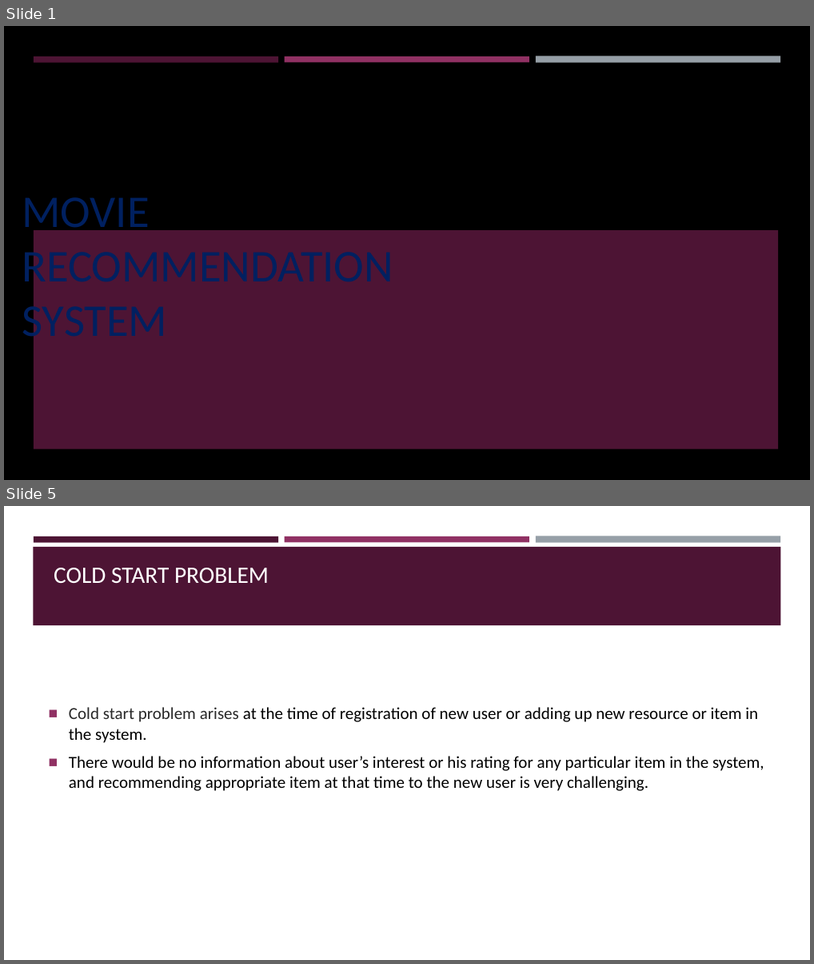
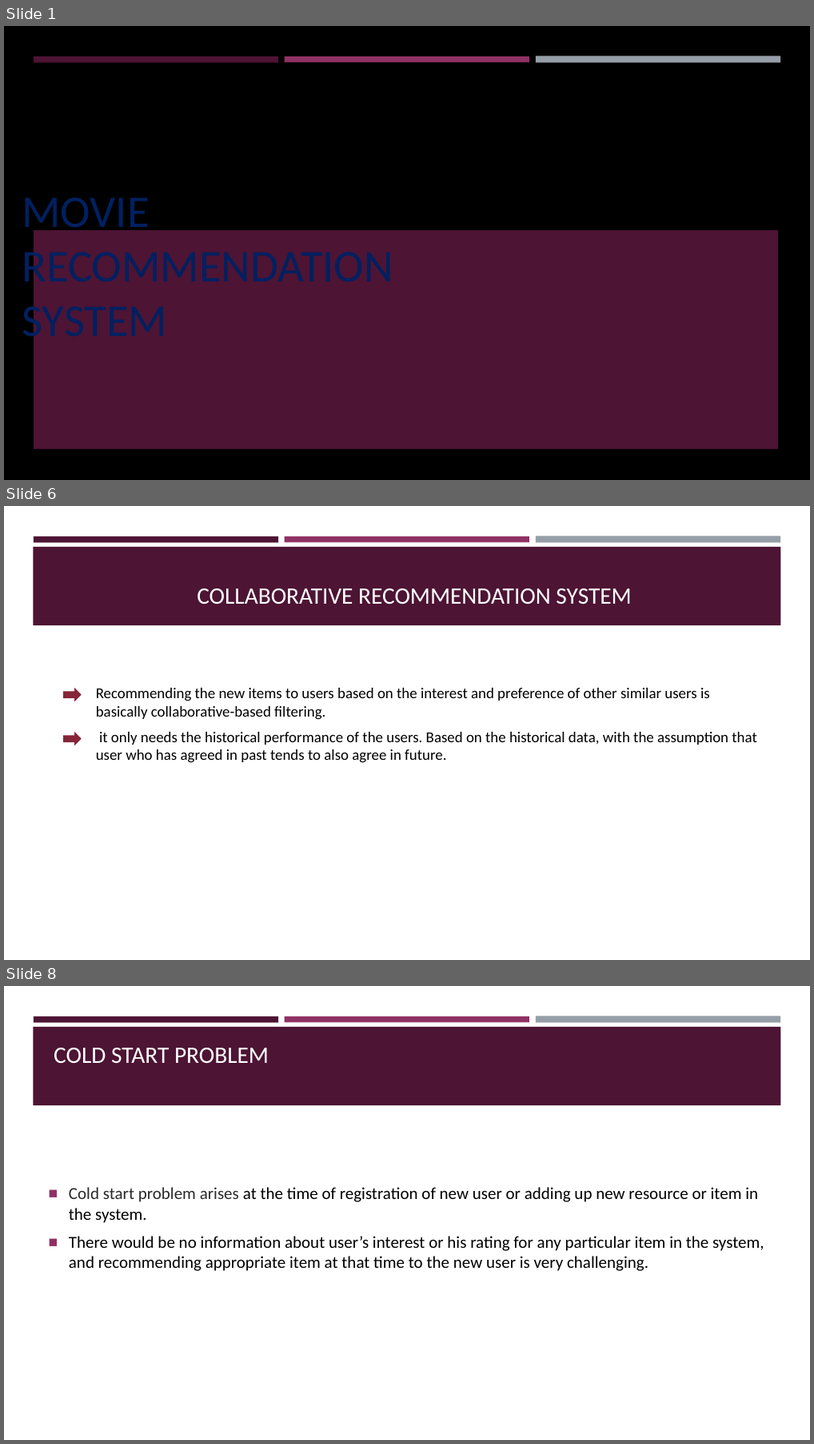
Before and after one commit to InnomaticsResearchLabsProject/Recommendation-system, a slide deck: Movie_RS.pptx. Shown one above the other, each under a label of ours: slides 1 and 5 before the commit, slides 1, 6 and 8 after it; the slides between them are not shown. The pictures are 814x964 and 814x1444 pixels, drawn with LibreOffice and Linux fonts; fonts in the diff are those of the drawing; background and template pictures are left out. Boxes give left, top, right and bottom in pixels: in the first picture for what was removed or moved away, otherwise in the second. Text is boxed around its words. In the diff, an @@ line names an element or a change of style, - is before the commit and + after.

```diff
--- a/Movie_RS.pptx
+++ b/Movie_RS.pptx
@@ slide 6 added at (4, 506, 810, 960), background #FFFFFF; not listed: 4 template elements that a slide beside it also shows @@
@@ title added at (197, 588, 631, 604), 28 pt, text #FFFFFF @@
+COLLABORATIVE RECOMMENDATION SYSTEM
@@ right arrow added at (63, 688, 82, 701), fill #852638 @@
@@ text added at (96, 688, 710, 720), 18 pt, text #000000 @@
+Recommending the new items to users based on the interest and preference of other similar users is basically collaborative-based filtering.
@@ right arrow added at (63, 732, 82, 745), fill #852638 @@
@@ text added at (96, 732, 757, 763), 18 pt, text #000000 @@
+it only needs the historical performance of the users. Based on the historical data, with the assumption that user who has agreed in past tends to also agree in future.
@@ what was slide 5 is now slide 8 @@
```
Also in this commit, not shown: 3 slides changed, 2 other slides added.
